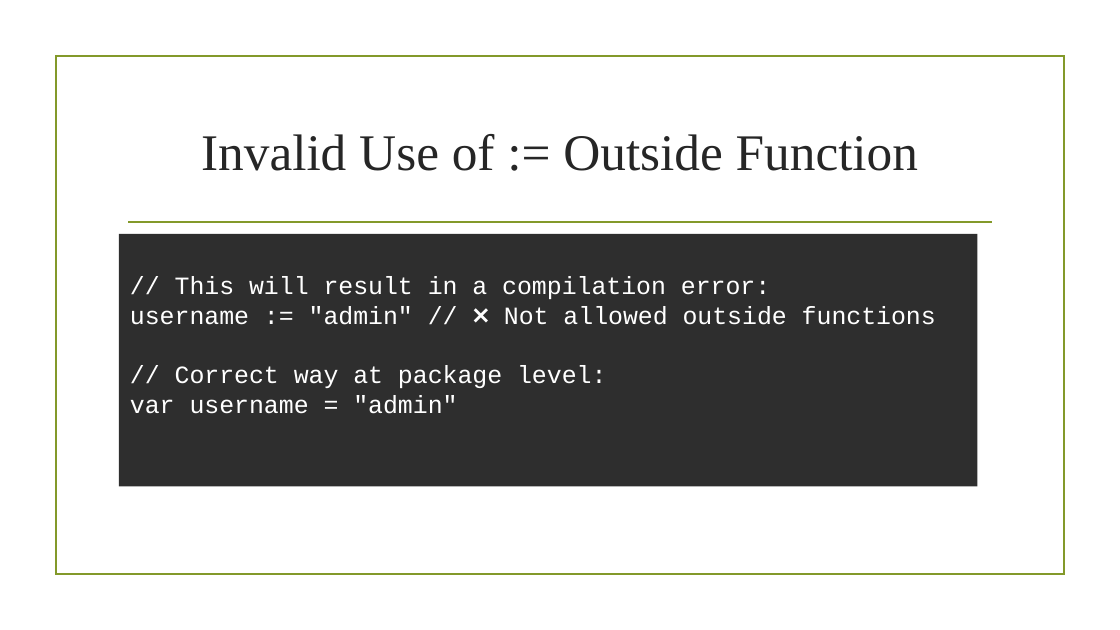
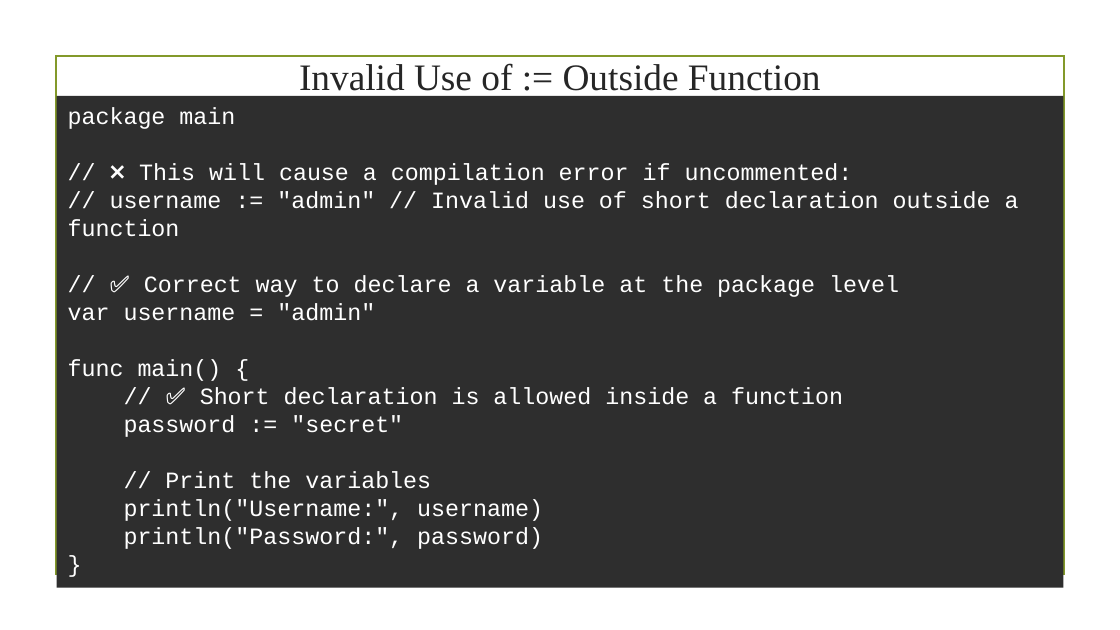
Before and after one commit to CodeWithDhruvX/coding_ppt, a slide deck: slide 11 of ppt/golang/interview_questions/3/variable_declaration.pptx. Drawn at 1120x630 pixels with LibreOffice and Linux fonts; fonts in the diff are those of the drawing; background and template pictures are left out. Boxes give left, top, right and bottom in pixels: in the first picture for what was removed or moved away, otherwise in the second. Text is boxed around its words. In the diff, an @@ line names an element or a change of style, - is before the commit and + after.

```diff
--- a/ppt/golang/interview_questions/3/variable_declaration.pptx
+++ b/ppt/golang/interview_questions/3/variable_declaration.pptx
@@ title "Invalid Use of := Outside ...": place and size @@
-title "Invalid Use of := Outside ..." at box(201, 134, 918, 171)
+title "Invalid Use of := Outside ..." at box(299, 63, 821, 97)
@@ title "Invalid Use of := Outside ..." at box(299, 63, 821, 97): size 33 to 24 pt @@
@@ rectangle "package main": place and size @@
-rectangle "package main" at box(119, 234, 977, 487)
+rectangle "package main" at box(57, 96, 1064, 588)
@@ text in rectangle at box(68, 107, 1019, 549): text changed; size 16 to 15 pt @@
-// This will result in a compilation error:
-username := "admin" // ❌ Not allowed outside functions
-// Correct way at package level:
-var username = "admin"
+package main
+// ❌ This will cause a compilation error if uncommented:
+// username := "admin" // Invalid use of short declaration outside a function
+// ✅ Correct way to declare a variable at the package level
+var username = "admin"
+func main() {
+// ✅ Short declaration is allowed inside a function
+password := "secret"
+// Print the variables
+println("Username:", username)
+println("Password:", password)
+}
@@ line removed from (129, 223) to (992, 223) @@
```
Also in this commit, not shown: 6 other slides changed, 2 other files.
